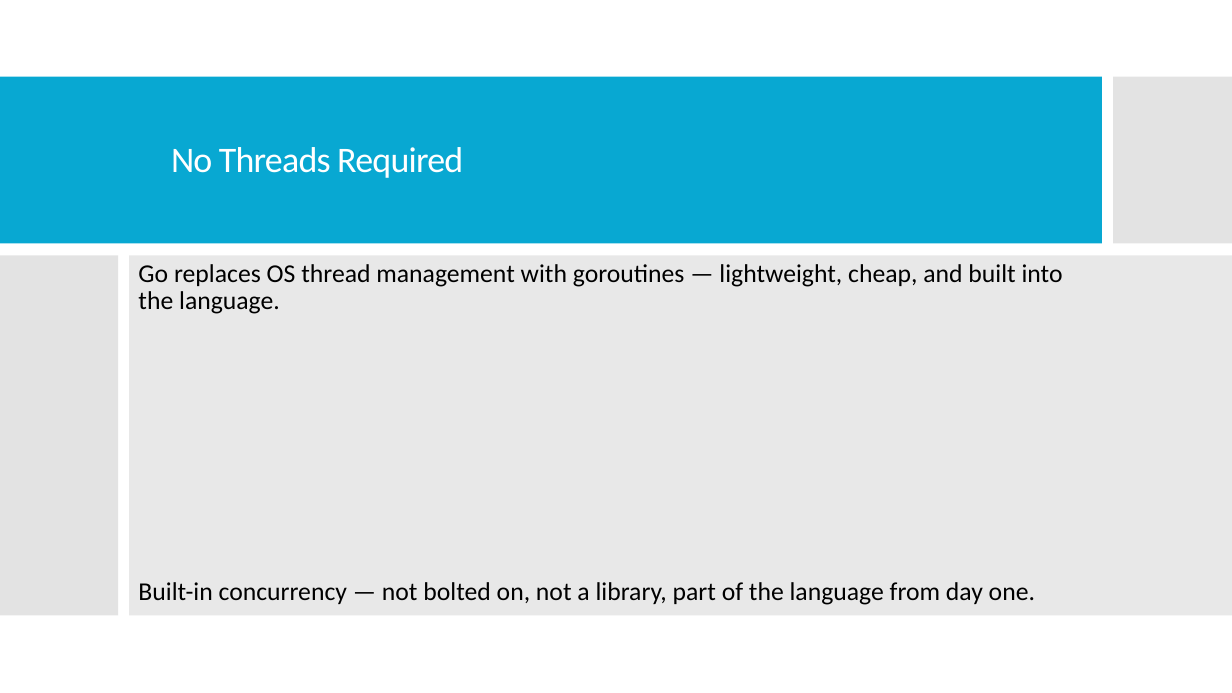
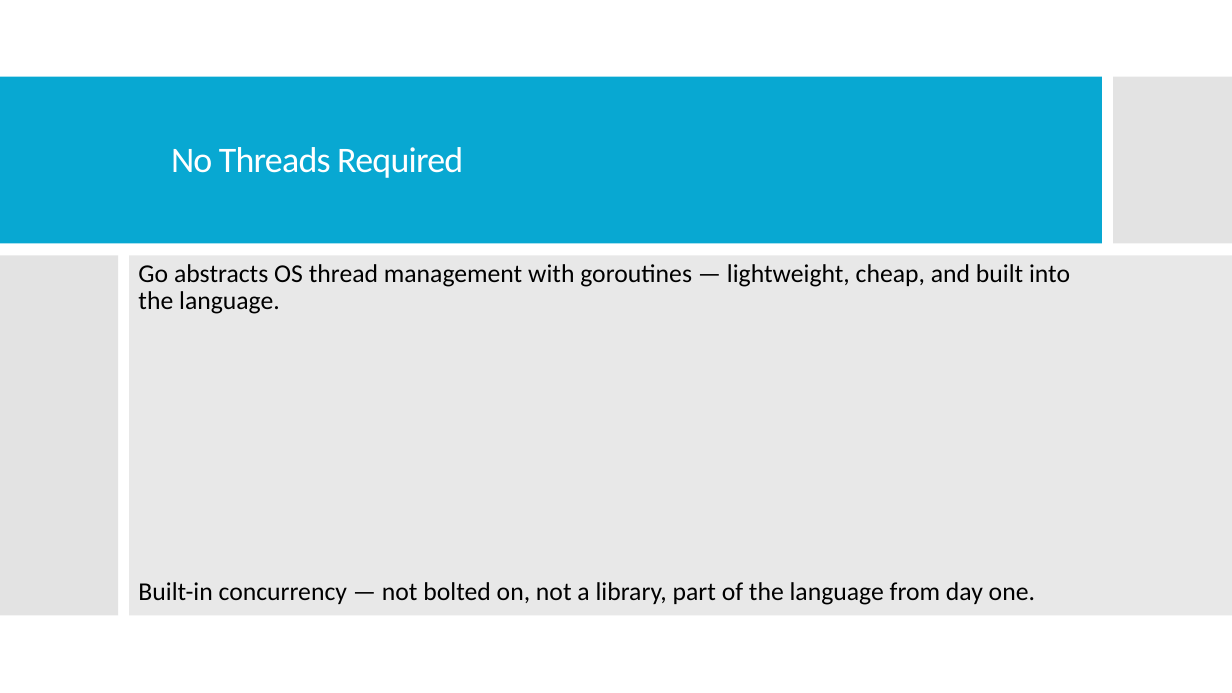
Before and after one commit to cmclaughlin24/asteroids, a slide deck: slide 10 of docs/Overview of Go Language.pptx. Drawn at 1232x693 pixels with LibreOffice and Linux fonts; fonts in the diff are those of the drawing. Boxes give left, top, right and bottom in pixels: in the first picture for what was removed or moved away, otherwise in the second. Text is boxed around its words. In the diff, an @@ line names an element or a change of style, - is before the commit and + after.

Commit message:
docs | update Overview of Go Language

```diff
--- a/docs/Overview of Go Language.pptx
+++ b/docs/Overview of Go Language.pptx
@@ text at (138, 264, 1070, 314): text changed @@
-Go replaces OS thread management with goroutines — lightweight, cheap, and built into the language.
+Go abstracts OS thread management with goroutines — lightweight, cheap, and built into the language.
```
Also in this commit, not shown: 3 other slides changed.
